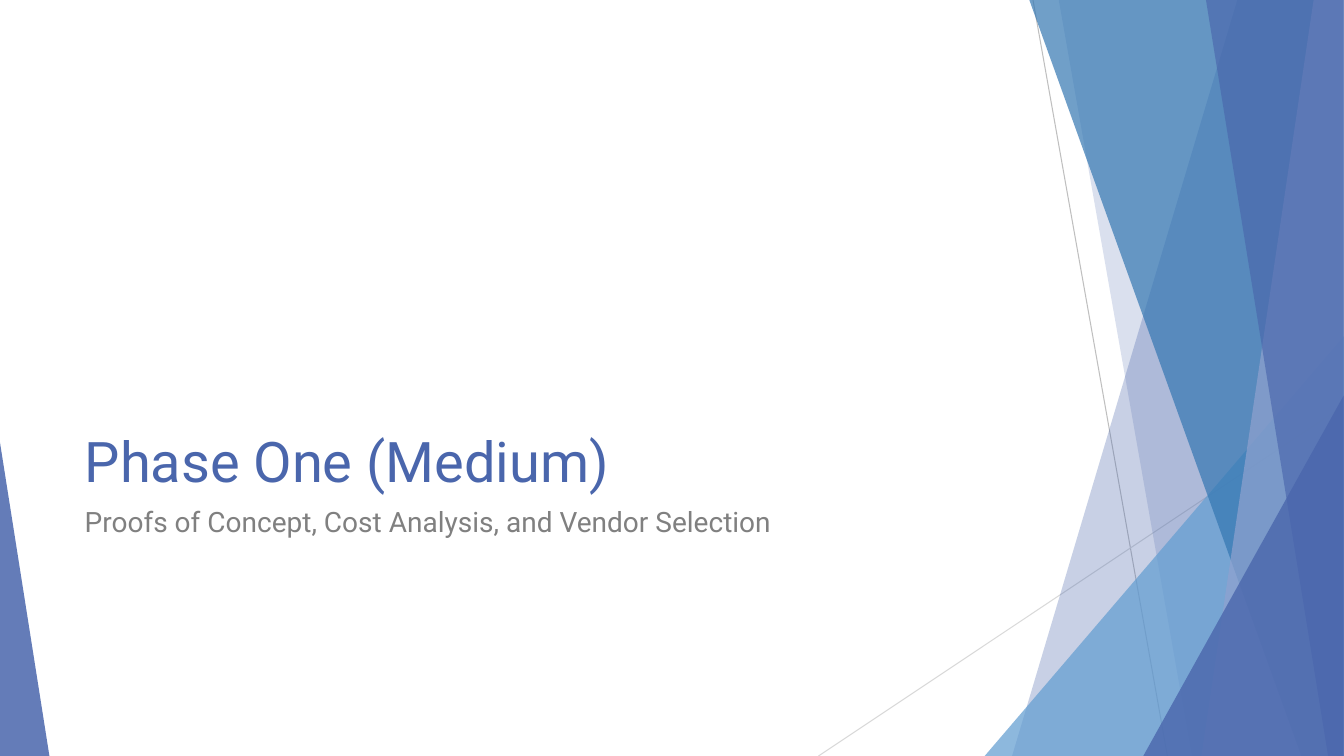
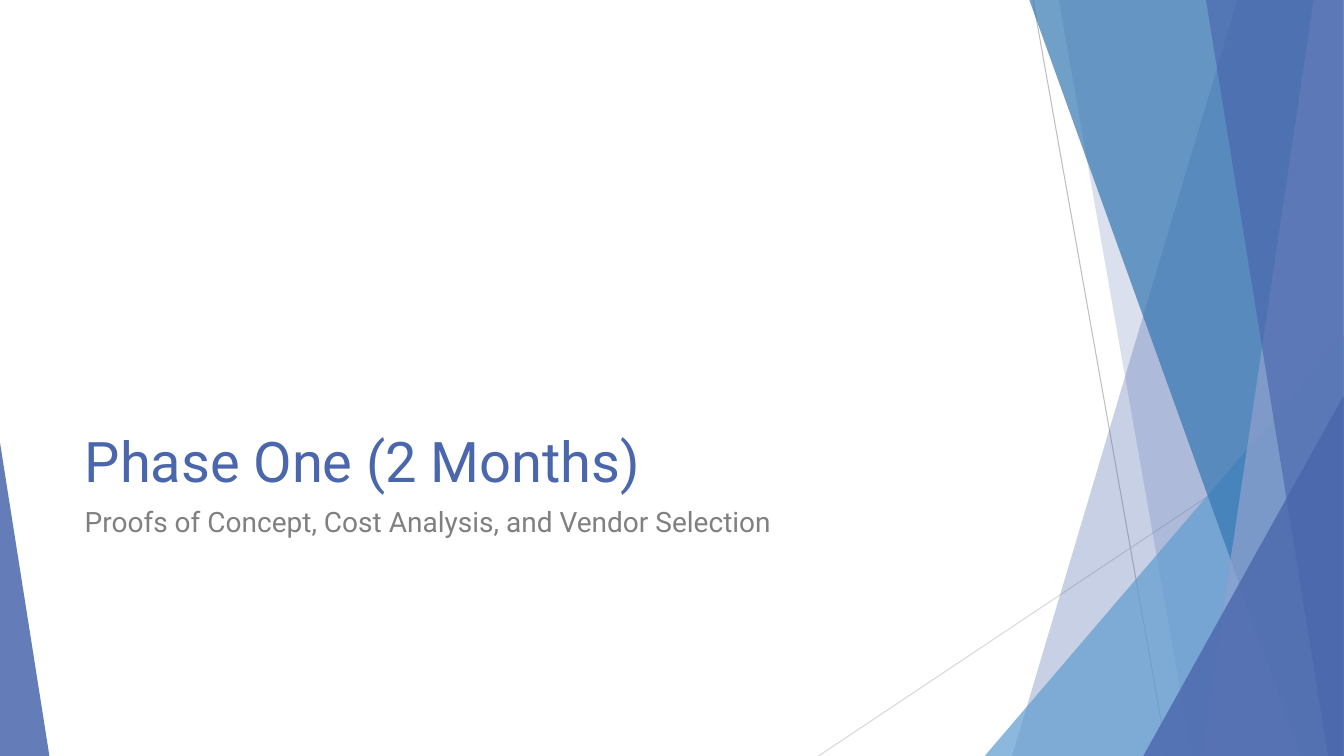
Before and after one commit to EnterpriseProductsLP/docker-straw-man, a slide deck: slide 6 of presentation.pptx. Drawn at 1344x756 pixels with LibreOffice and Linux fonts; fonts in the diff are those of the drawing. Boxes give left, top, right and bottom in pixels: in the first picture for what was removed or moved away, otherwise in the second. Text is boxed around its words. In the diff, an @@ line names an element or a change of style, - is before the commit and + after.

```diff
--- a/presentation.pptx
+++ b/presentation.pptx
@@ title at (85, 437, 640, 495): text changed @@
-Phase One (Medium)
+Phase One (2 Months)
```
Also in this commit, not shown: 4 other slides changed, 1 slide added, 1 slide removed.
